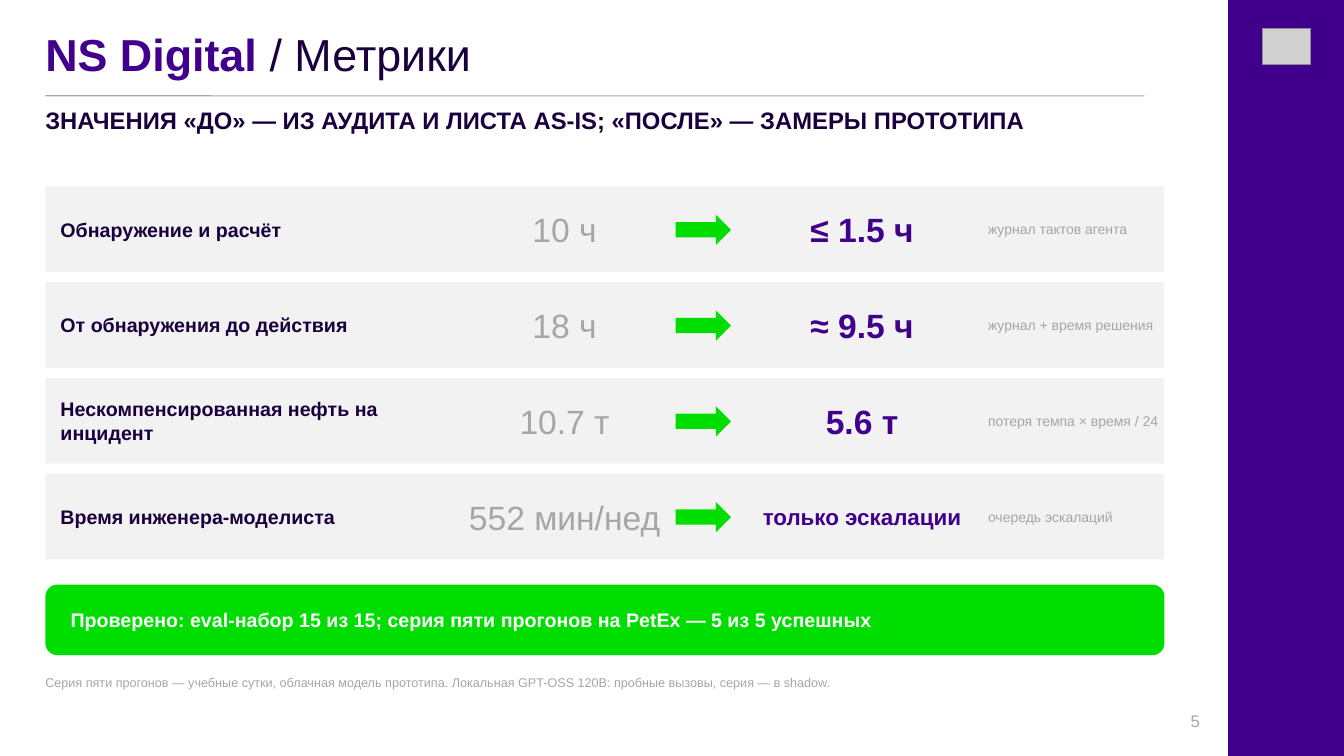
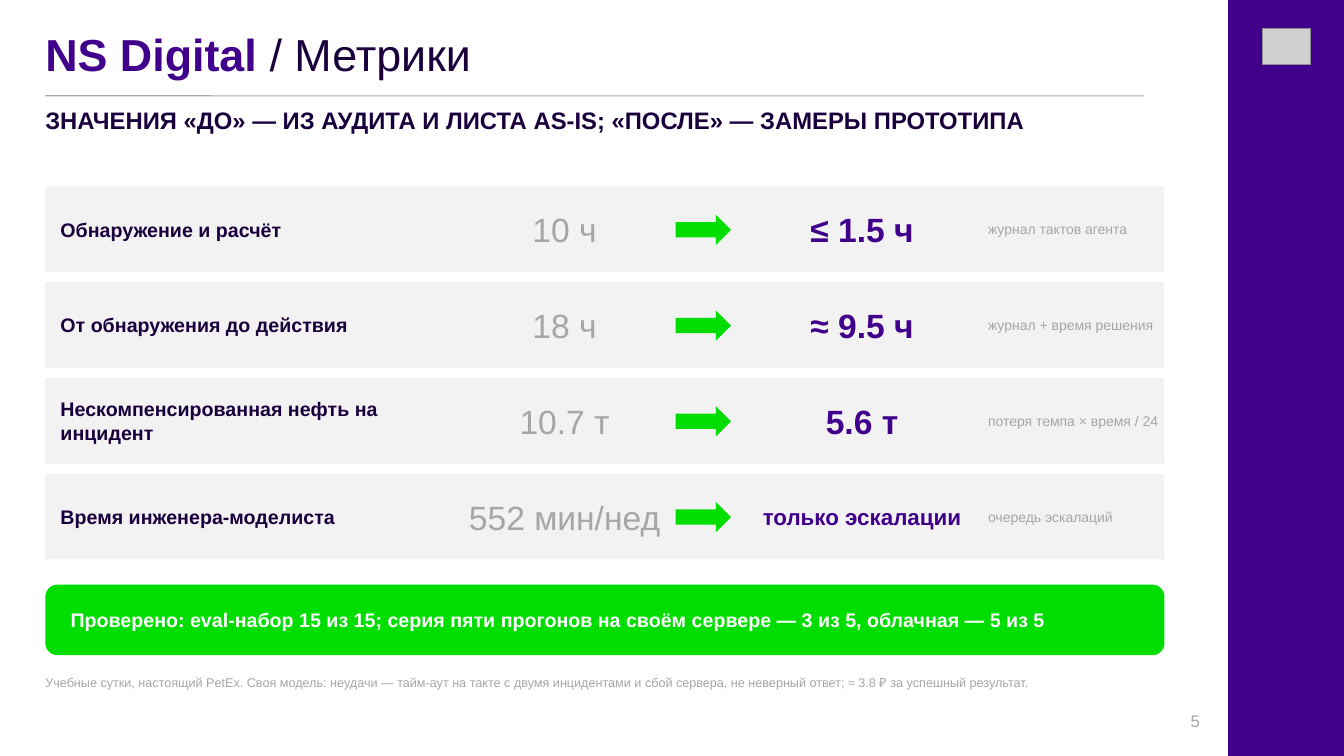
Before and after one commit to Sanchosporoh/duotech_agent, a slide deck: slide 5 of course/deck/agent_deck.pptx. Drawn at 1344x756 pixels with LibreOffice and Linux fonts; fonts in the diff are those of the drawing; grey boxes stand for pictures. Boxes give left, top, right and bottom in pixels: in the first picture for what was removed or moved away, otherwise in the second. Text is boxed around its words. In the diff, an @@ line names an element or a change of style, - is before the commit and + after.

```diff
--- a/course/deck/agent_deck.pptx
+++ b/course/deck/agent_deck.pptx
@@ text at [71, 612, 1044, 631]: text changed @@
-Проверено: eval-набор 15 из 15; серия пяти прогонов на PetEx — 5 из 5 успешных
+Проверено: eval-набор 15 из 15; серия пяти прогонов на своём сервере — 3 из 5, облачная — 5 из 5
@@ text at [45, 678, 1029, 690]: text changed @@
-Серия пяти прогонов — учебные сутки, облачная модель прототипа. Локальная GPT-OSS 120B: пробные вызовы, серия — в shadow.
+Учебные сутки, настоящий PetEx. Своя модель: неудачи — тайм-аут на такте с двумя инцидентами и сбой сервера, не неверный ответ; ≈ 3.8 ₽ за успешный результат.
```
Also in this commit, not shown: 6 other files.
